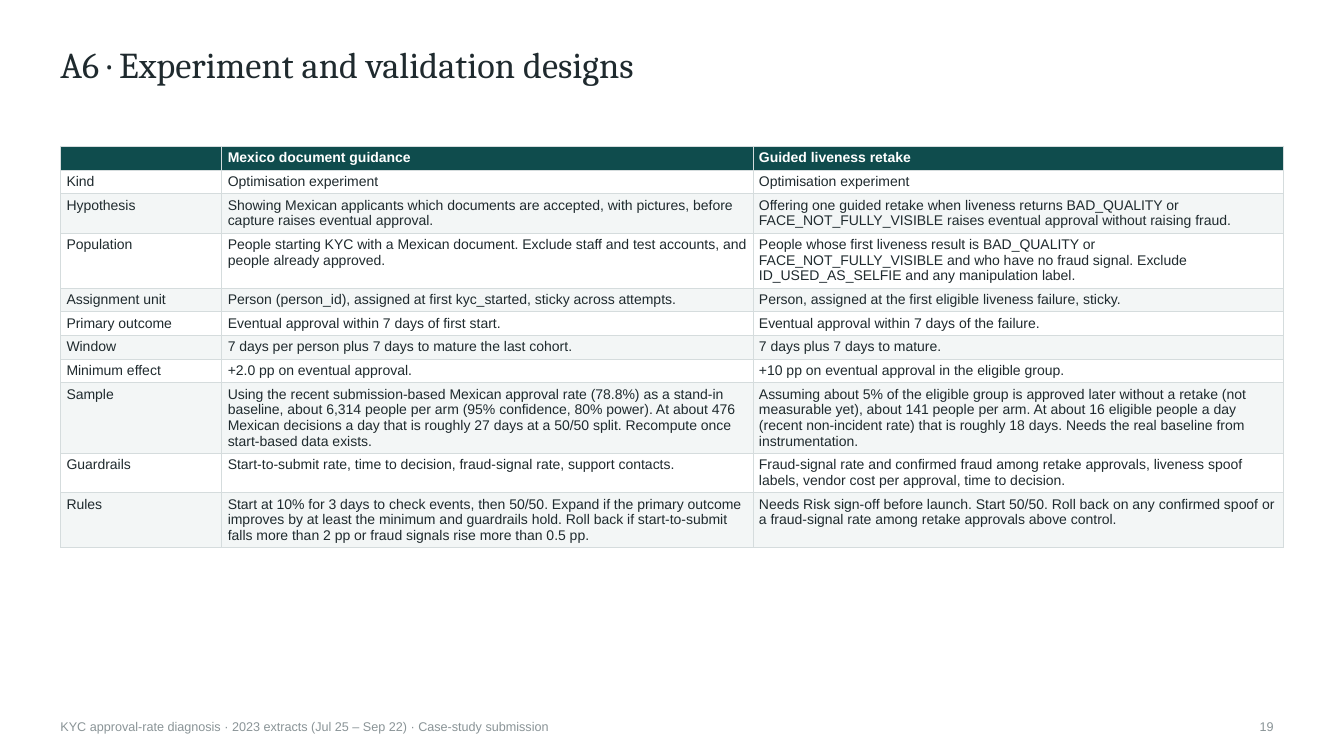
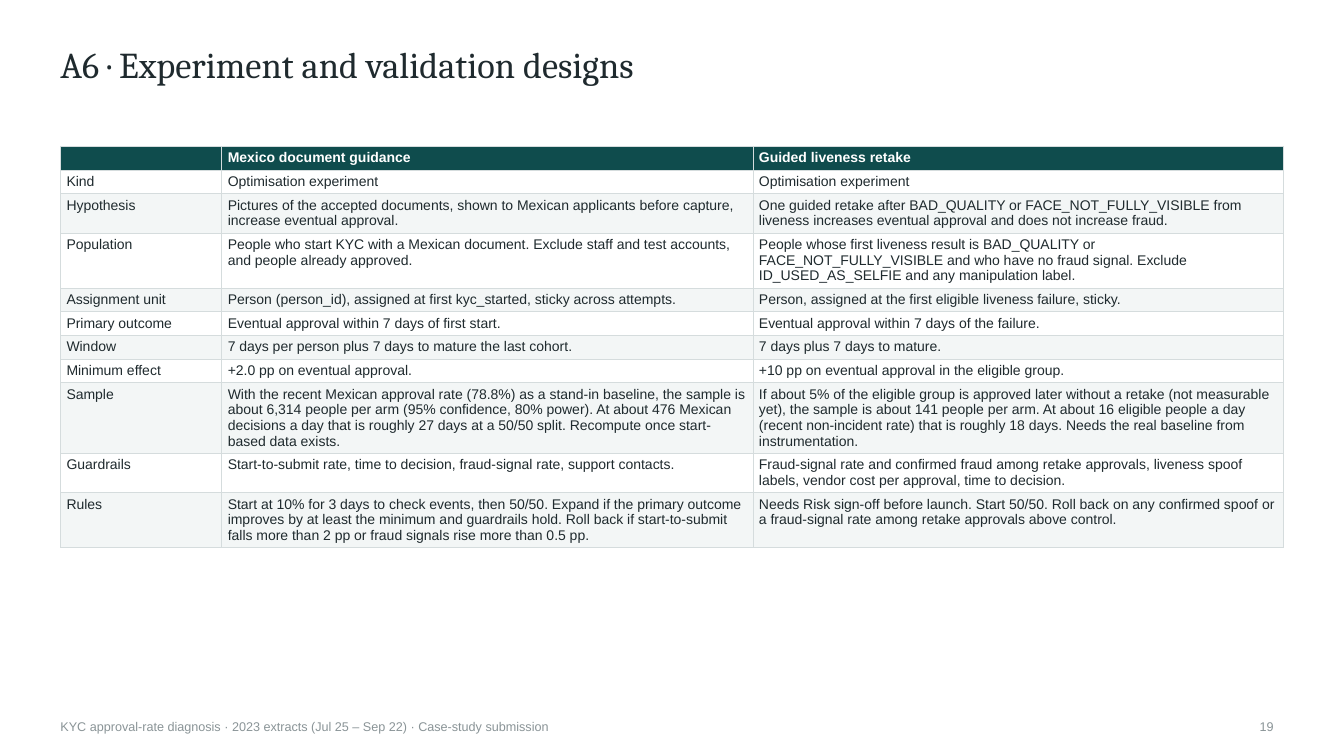
Before and after one commit to prosolkin/arq-kyc, a slide deck: slide 19 of analysis/export/kyc-approval-deck.pptx. Drawn at 1344x756 pixels with LibreOffice and Linux fonts; fonts in the diff are those of the drawing. Boxes give left, top, right and bottom in pixels: in the first picture for what was removed or moved away, otherwise in the second. Text is boxed around its words. In the diff, an @@ line names an element or a change of style, - is before the commit and + after.

```diff
--- a/analysis/export/kyc-approval-deck.pptx
+++ b/analysis/export/kyc-approval-deck.pptx
@@ table at (60, 146, 1284, 547) @@
-row 3, column 2: Showing Mexican applicants which documents are accepted, with pictures, before capture raises eventual approval.
+row 3, column 2: Pictures of the accepted documents, shown to Mexican applicants before capture, increase eventual approval.
-row 3, column 3: Offering one guided retake when liveness returns BAD_QUALITY or FACE_NOT_FULLY_VISIBLE raises eventual approval without raising fraud.
+row 3, column 3: One guided retake after BAD_QUALITY or FACE_NOT_FULLY_VISIBLE from liveness increases eventual approval and does not increase fraud.
-row 4, column 2: People starting KYC with a Mexican document. Exclude staff and test accounts, and people already approved.
+row 4, column 2: People who start KYC with a Mexican document. Exclude staff and test accounts, and people already approved.
-row 9, column 2: Using the recent submission-based Mexican approval rate (78.8%) as a stand-in baseline, about 6,314 people per arm (95% confidence, 80% power). At about 476 Mexican decisions a day that is roughly 27 days at a 50/50 split. Recompute once start-based data exists.
+row 9, column 2: With the recent Mexican approval rate (78.8%) as a stand-in baseline, the sample is about 6,314 people per arm (95% confidence, 80% power). At about 476 Mexican decisions a day that is roughly 27 days at a 50/50 split. Recompute once start-based data exists.
-row 9, column 3: Assuming about 5% of the eligible group is approved later without a retake (not measurable yet), about 141 people per arm. At about 16 eligible people a day (recent non-incident rate) that is roughly 18 days. Needs the real baseline from instrumentation.
+row 9, column 3: If about 5% of the eligible group is approved later without a retake (not measurable yet), the sample is about 141 people per arm. At about 16 eligible people a day (recent non-incident rate) that is roughly 18 days. Needs the real baseline from instrumentation.
```
Also in this commit, not shown: 18 other slides changed, 43 other files.
